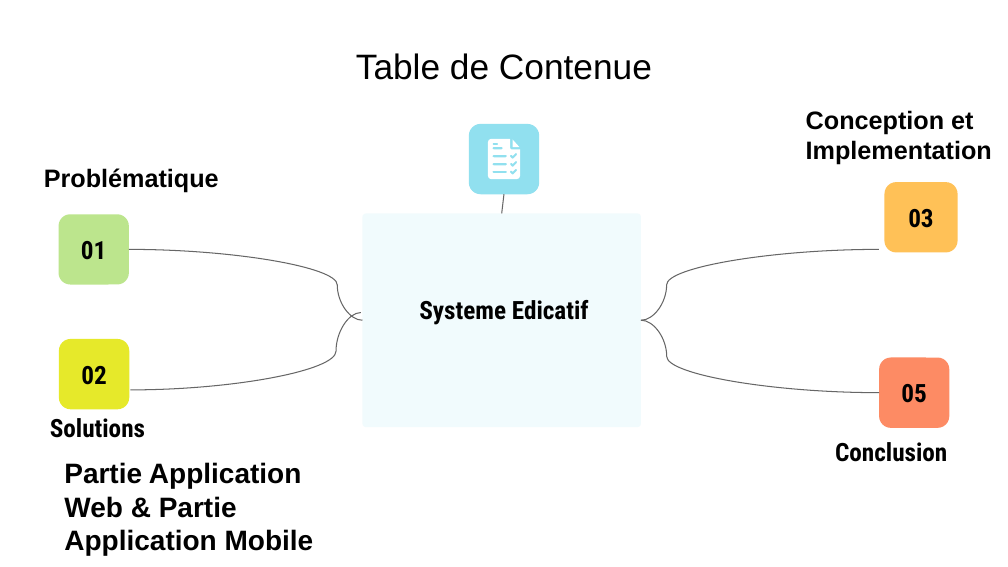
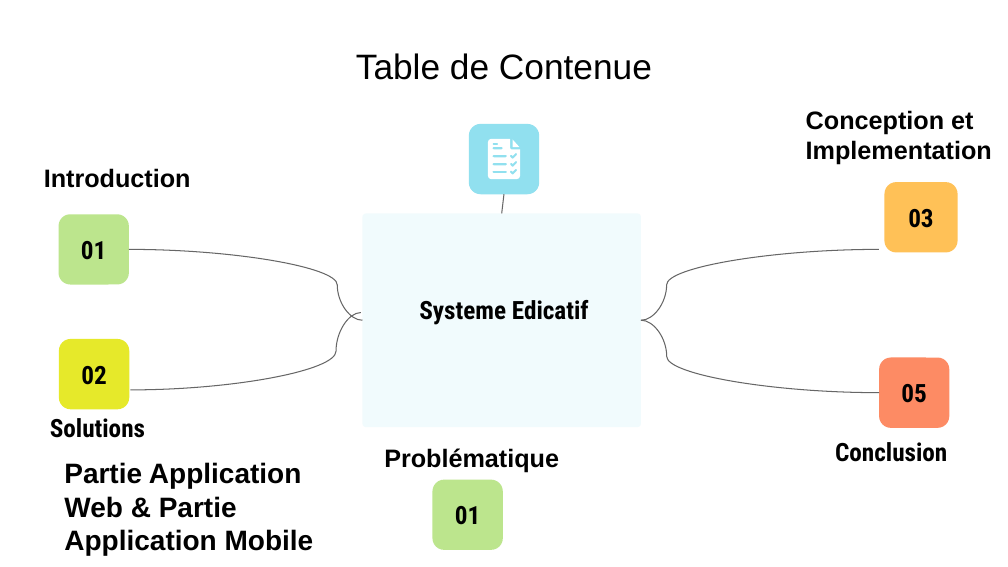
Before and after one commit to TouradGithub/education_system, a slide deck: slide 2 of presentation.pptx. Drawn at 1008x567 pixels with LibreOffice and Linux fonts; fonts in the diff are those of the drawing. Boxes give left, top, right and bottom in pixels: in the first picture for what was removed or moved away, otherwise in the second. Text is boxed around its words. In the diff, an @@ line names an element or a change of style, - is before the commit and + after.

```diff
--- a/presentation.pptx
+++ b/presentation.pptx
@@ text at [44, 168, 191, 188]: text changed @@
-Problématique
+Introduction
@@ text added at [384, 448, 559, 473], 18 pt, text #000000, bold @@
+Problématique
@@ rounded rectangle added at [432, 480, 503, 550], fill #BCE58D, 18 pt, text #000000, bold @@
+01
```
Also in this commit, not shown: 1 slide added, 3 other files.
